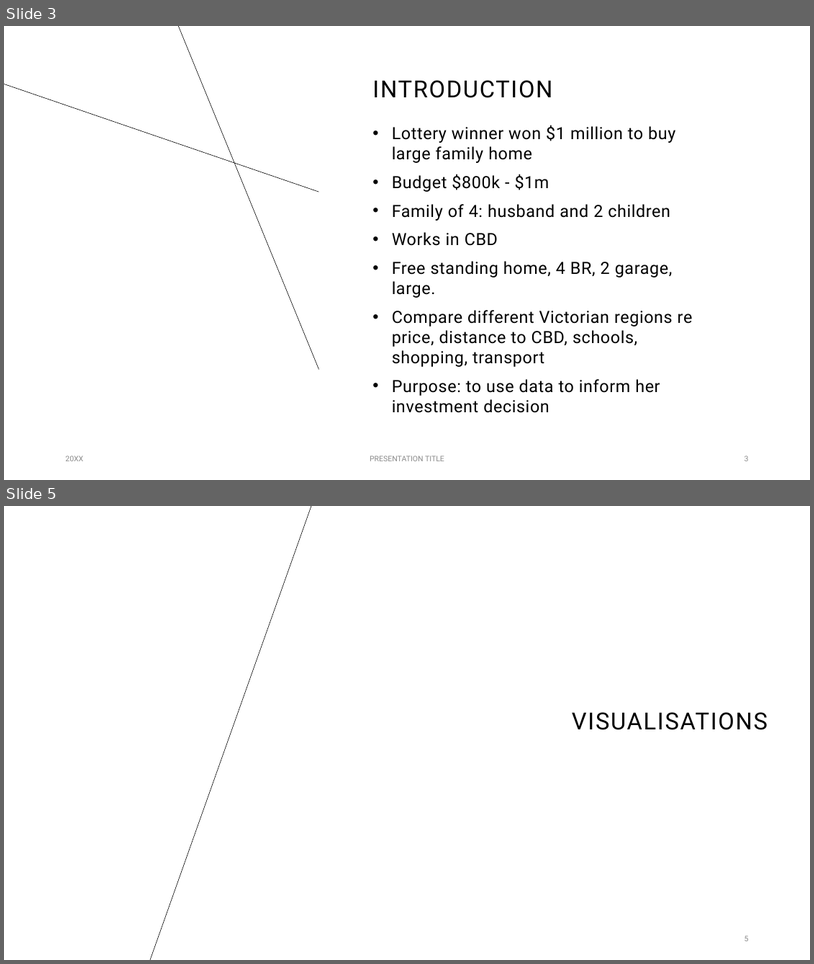
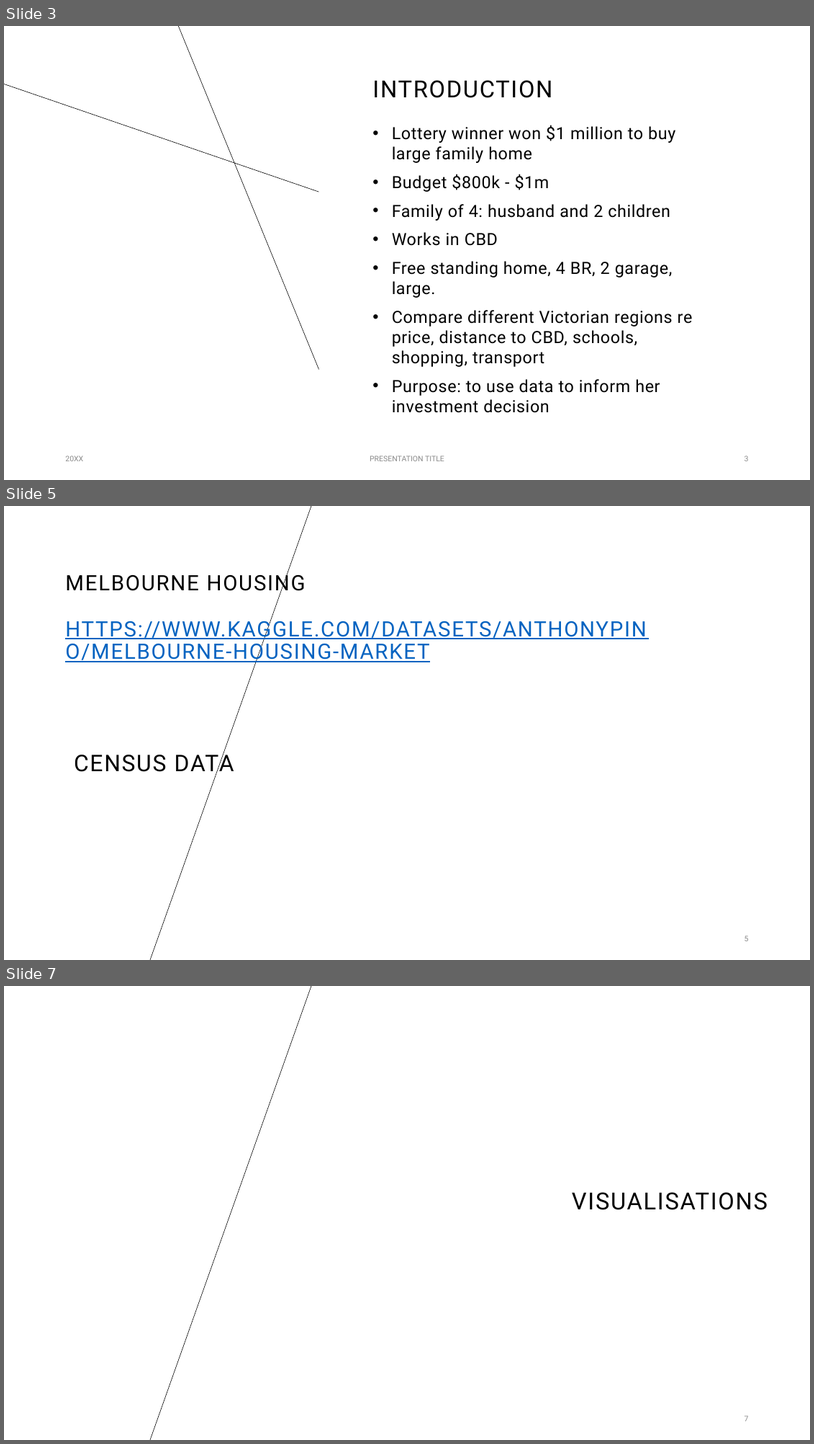
Before and after one commit to Asalvs/Melbourne_Property_Market, a slide deck: visuals/Powerpoint presentation.pptx. Shown one above the other, each under a label of ours: slides 3 and 5 before the commit, slides 3, 5 and 7 after it; the slides between them are not shown. The pictures are 814x964 and 814x1444 pixels, drawn with LibreOffice and Linux fonts; fonts in the diff are those of the drawing; background and template pictures are left out. Boxes give left, top, right and bottom in pixels: in the first picture for what was removed or moved away, otherwise in the second. Text is boxed around its words. In the diff, an @@ line names an element or a change of style, - is before the commit and + after.

```diff
--- a/visuals/Powerpoint presentation.pptx
+++ b/visuals/Powerpoint presentation.pptx
@@ slide 5 added at box(4, 506, 810, 960), background #FFFFFF; not listed: 1 template element that a slide beside it also shows @@
@@ title added at box(65, 571, 646, 664), 25.2 pt, text #0563C1, underline @@
+MELBOURNE HOUSING
+HTTPS://WWW.KAGGLE.COM/DATASETS/ANTHONYPINO/MELBOURNE-HOUSING-MARKET
@@ text added at box(74, 750, 234, 777), 27.3 pt, text #000000 @@
+CENSUS DATA
@@ page number added at box(745, 935, 749, 941), 9 pt, text #8C8C8C @@
+5
@@ what was slide 5 is now slide 7 @@
@@ page number at box(745, 1415, 749, 1421): text changed @@
-5
+7
```
Also in this commit, not shown: 4 slides changed, 1 other slide added, 2 other files.
